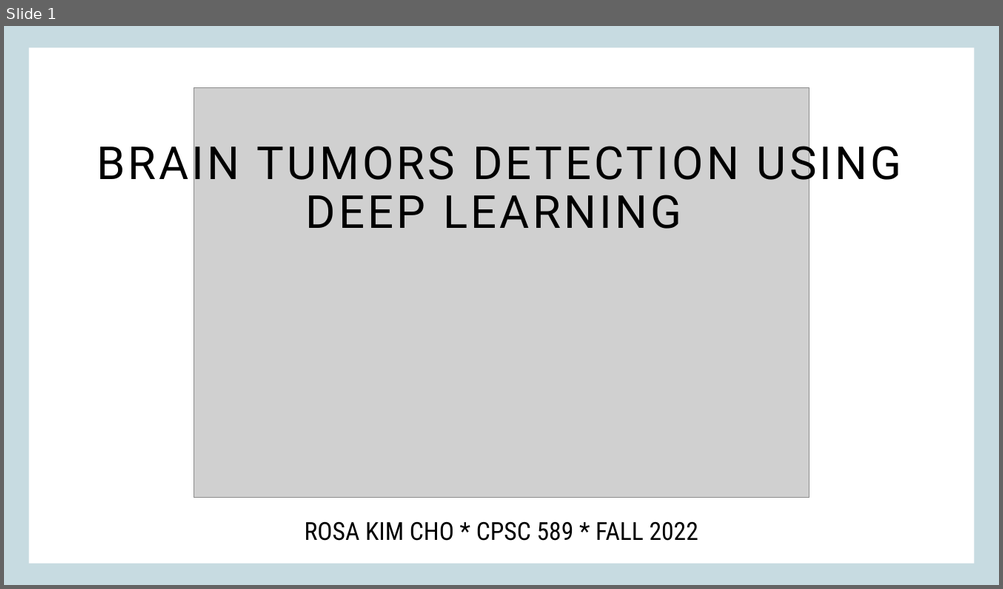
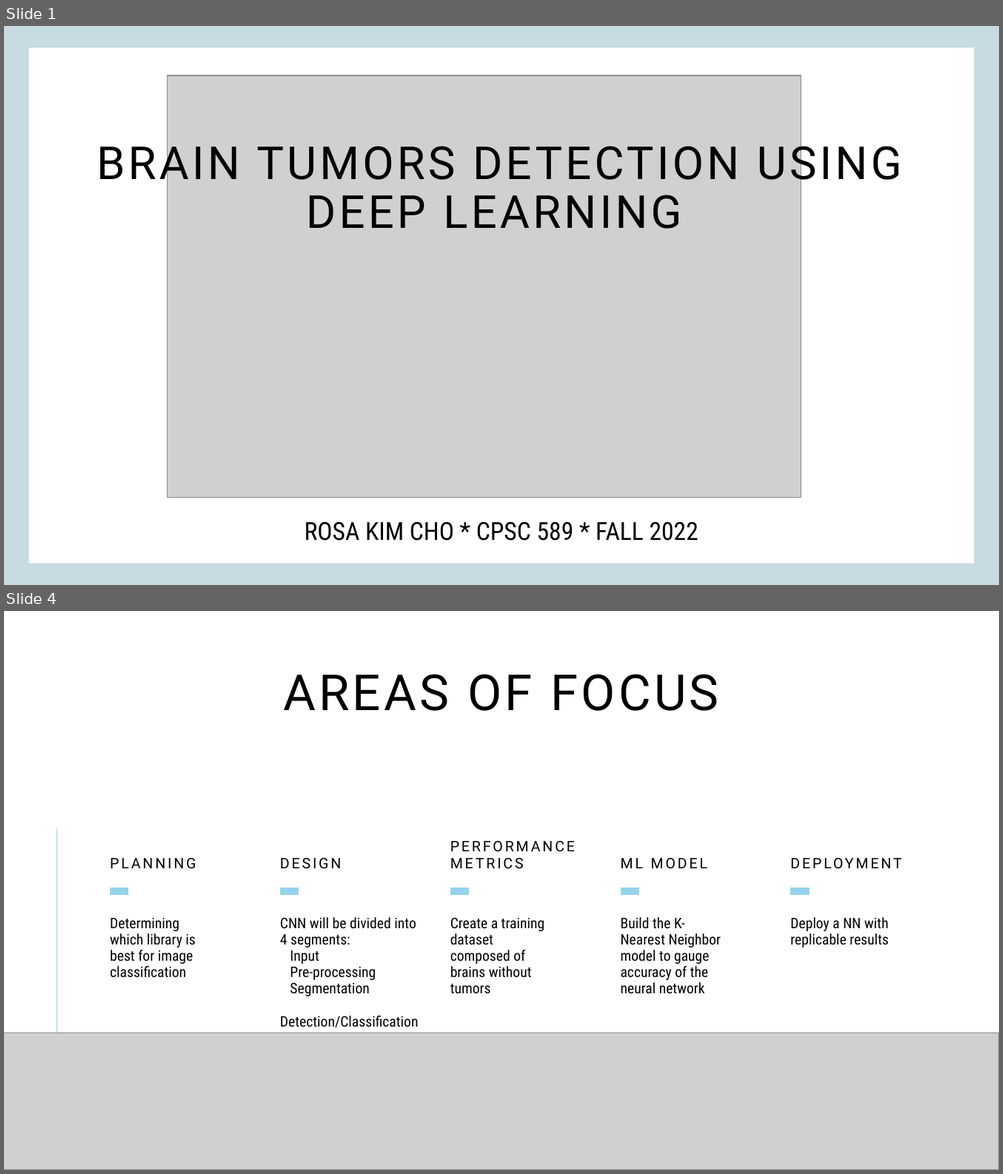
Before and after one commit to rkcho317/projcerebro, a slide deck: Presentation2.pptx. Shown one above the other, each under a label of ours: slide 1 before the commit, slides 1 and 4 after it; the slides between them are not shown. The pictures are 1003x589 and 1003x1174 pixels, drawn with LibreOffice and Linux fonts; fonts in the diff are those of the drawing; grey boxes stand for pictures. Boxes give left, top, right and bottom in pixels: in the first picture for what was removed or moved away, otherwise in the second. Text is boxed around its words. In the diff, an @@ line names an element or a change of style, - is before the commit and + after.

```diff
--- a/Presentation2.pptx
+++ b/Presentation2.pptx
@@ slide 4 added at (4,611,999,1170), background #FFFFFF @@
@@ title added at (283,674,719,711), 48 pt, text #000000 @@
+AREAS OF FOCUS
@@ text added at (791,810,938,872), 14 pt, text #000000 @@
+DEPLOYMENT
@@ line added from (57, 829) to (57, 1083), #96D3ED 1 pt @@
@@ text added at (450,841,575,869), 14 pt, text #000000 @@
+PERFORMANCE METRICS
@@ text added at (110,858,196,869), 14 pt, text #000000 @@
+PLANNING
@@ text added at (280,858,341,869), 14 pt, text #000000 @@
+DESIGN
@@ text added at (620,858,707,869), 14 pt, text #000000 @@
+ML MODEL
@@ line added from (110, 891) to (128, 891), #96D3ED 7 pt @@
@@ line added from (280, 891) to (299, 891), #96D3ED 7 pt @@
@@ line added from (450, 891) to (469, 891), #96D3ED 7 pt @@
@@ line added from (620, 891) to (639, 891), #96D3ED 7 pt @@
@@ line added from (791, 891) to (809, 891), #96D3ED 7 pt @@
@@ text added at (110,918,195,978), 14 pt, text #000000 @@
+Determining which library is best for image classification
@@ text added at (280,917,418,1028), 14 pt, text #000000 @@
+CNN will be divided into 4 segments:
+Input
+Pre-processing
+Segmentation
+Detection/Classification
@@ text added at (450,918,544,994), 14 pt, text #000000 @@
+Create a training dataset composed of brains without tumors
@@ text added at (620,917,720,994), 14 pt, text #000000 @@
+Build the K-Nearest Neighbor model to gauge accuracy of the neural network
@@ text added at (790,917,888,948), 14 pt, text #000000 @@
+Deploy a NN with replicable results
@@ picture added at (4,1034,999,1170) @@
@@ slide 1 changed as well @@
@@ picture: place and size @@
-picture at (193,88,809,498)
+picture at (168,76,801,497)
```
Also in this commit, not shown: 1 other slide changed, 4 other slides added, 11 slides removed, 8 other files.
